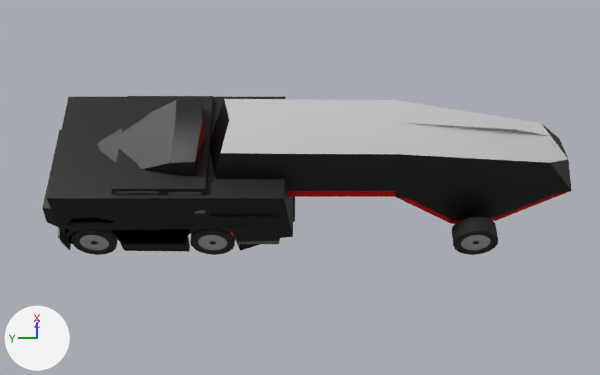
What one commit did to the Blender file Assets/Models/Blender/OverdriveTracks.blend.
Both versions are drawn from a 50 mm lens placed at (-4.148, -0.038, 0.213), pointed at (-3.997, -0.038, 0.002). The axes (+X, +Y, +Z) are drawn at lower left. The lights are the same throughout.

Objects in the first picture: 'SuperTruck X52', 'SuperTruck X52 Trailer', 'SupercarBigBang', 'SupercarMammot', 'SupercarShock', 'Wheels 1', 'Wheels 1.001', 'Wheels 2'.
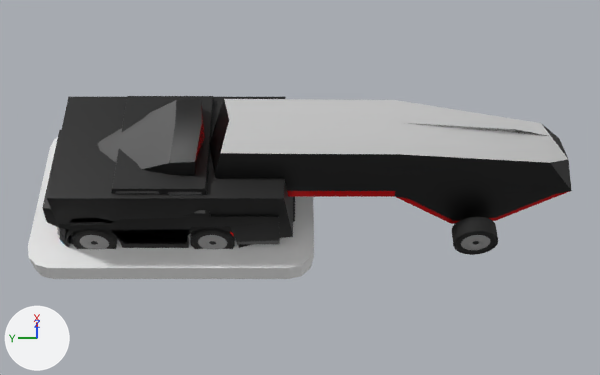
Where the change shows, as pixel boxes [x1, y1, x2, y2] in the pictures (600 x 375 px):
'CarBaseOutline', added: after [28, 137, 314, 279]

What the commit changed:
Mesh me_cube_004 is new.
It has 32 vertices, 18 faces and spans x -0.0259..0.0259, y -0.0423..0.0423, z -0.0032..0.0032.
Object 'CarBaseOutline' (ob_carbaseoutline) is new; it shows me_cube_004.
Its location is (-4.0, 0.0, 0.0).
